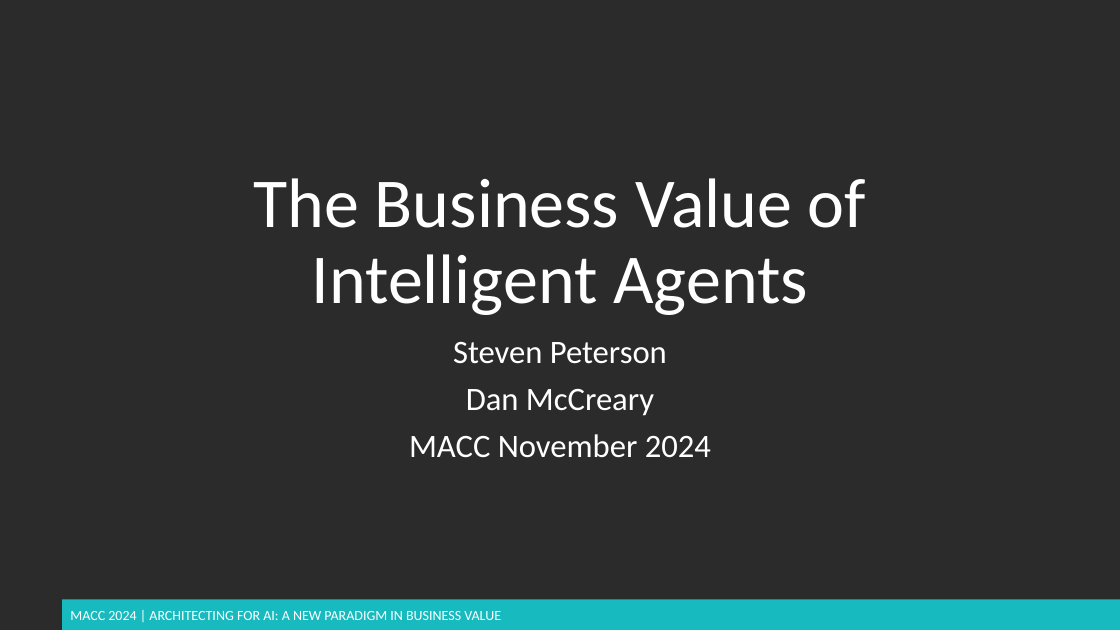
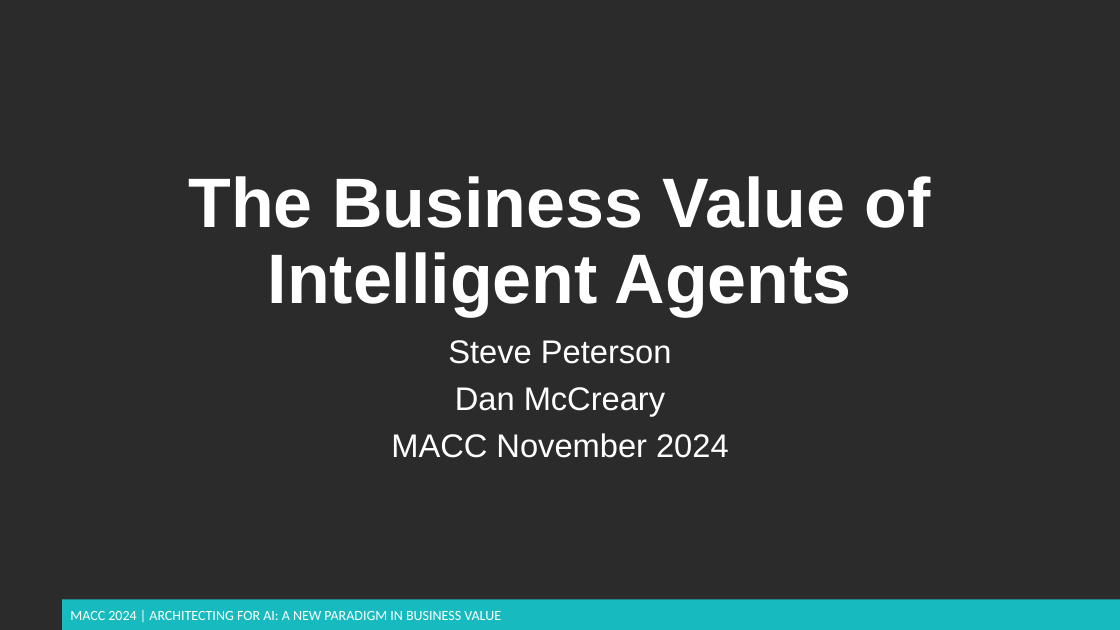
Before and after one commit to dmccreary/genai-arch-patterns, a slide deck: slide 1 of slides/MACC-2024-bv-of-agents.pptx. Drawn at 1120x630 pixels with LibreOffice and Linux fonts; fonts in the diff are those of the drawing; background and template pictures are left out; a plain dark background stands for a picture behind light text. Boxes give left, top, right and bottom in pixels: in the first picture for what was removed or moved away, otherwise in the second. Text is boxed around its words. In the diff, an @@ line names an element or a change of style, - is before the commit and + after.

```diff
--- a/slides/MACC-2024-bv-of-agents.pptx
+++ b/slides/MACC-2024-bv-of-agents.pptx
@@ title "The Business Value of Intelligent ..." at [189,176,931,316]: font Calibri to Arial, bold on @@
@@ subtitle at [448,340,672,364]: text changed; font Calibri to Arial @@
-Steven Peterson
+Steve Peterson
@@ subtitle at [391,387,729,458]: font Calibri to Arial in "Dan McCreary", "MACC November 2024" @@
```
Also in this commit, not shown: 1 other slide changed, 9 slides added.
